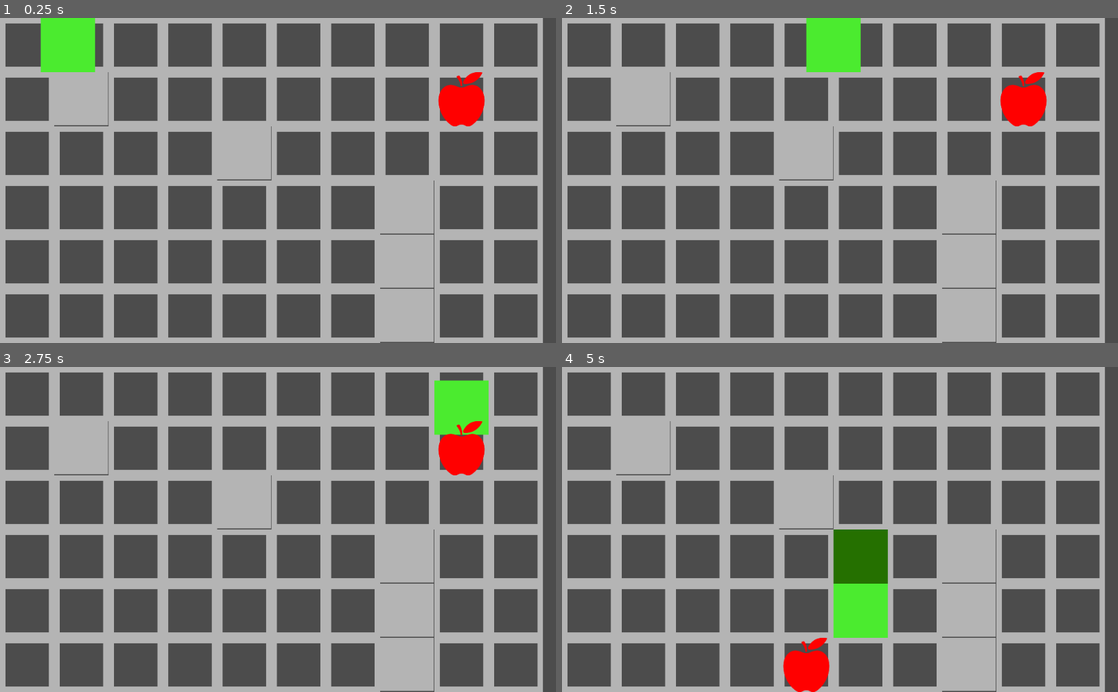
Above: before the commit, frames 1-4 (two rows, left to right).
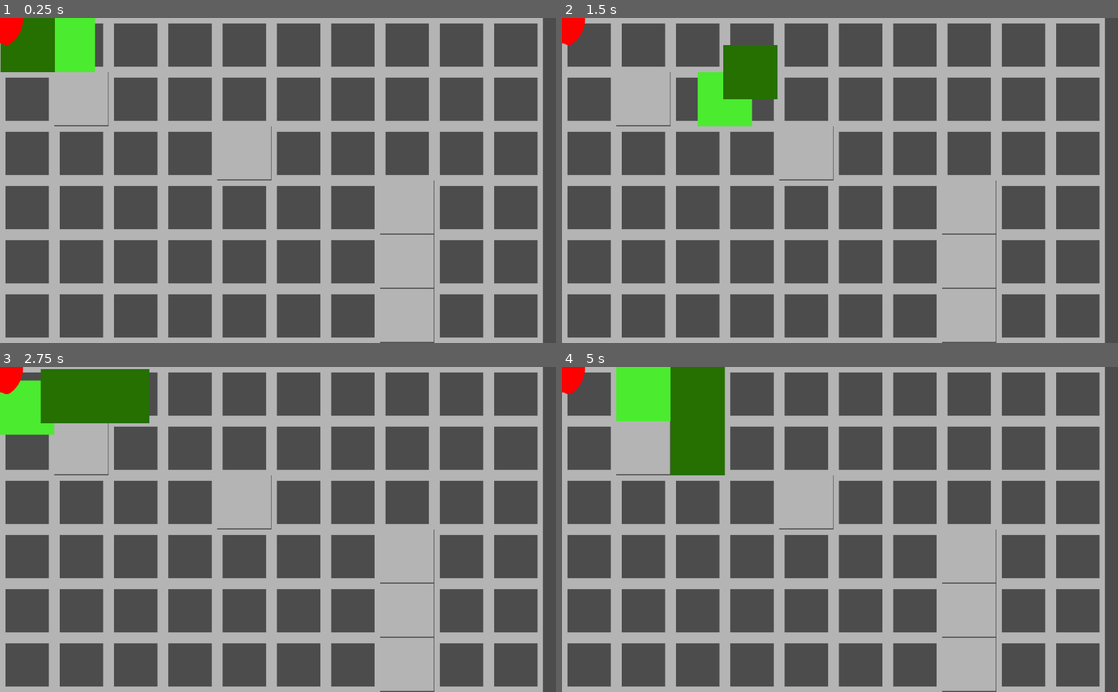
Above: after the commit, the same moments.

Repository: davesilva/ludum-dare-56
Game: Godot game, scene res://game/contexts/gameplay_context/gameplay_context.tscn
Two runs of this game, one before a commit and one after it. Both use one fixed random seed, a clock stepped at 60 frames per second and the inputs below. This scene is started directly instead of the project's main scene.
Inputs (mouse positions are in pixels of both pictures, inside the frame that each line leads up to):
- Up to frame 1 (0.25 s): no input
- Up to frame 2 (1.5 s): move the mouse to (962, 164) at 0.52 s; hold D (standard_move_right) 0.53-1.28 s; hold = (test_overlay_add) 0.53-1.28 s; click (962, 164) at 0.67 s; move the mouse to (728, 196) at 1.27 s; hold F (juice_press_test_feedback) from 1.28 s (still down); tap - (test_overlay_dismiss) at 1.35 s
- Up to frame 3 (2.75 s): move the mouse to (333, 458) at 2.02 s; release F (juice_press_test_feedback) at 2.03 s; hold D (standard_move_right) from 2.03 s (still down); hold Backspace (test_overlay_dismiss_all) from 2.03 s (still down)
- Up to frame 4 (5 s): move the mouse to (812, 594) at 2.77 s; release D (standard_move_right) at 2.78 s; release Backspace (test_overlay_dismiss_all) at 2.78 s; hold W (standard_move_up) 2.78-3.53 s; tap = (test_overlay_add) at 2.85 s; click (812, 594) at 2.92 s; move the mouse to (1006, 578) at 3.52 s; hold - (test_overlay_dismiss) 3.53-4.28 s; hold A (standard_move_left) from 3.53 s (still down); move the mouse to (673, 480) at 4.27 s; tap Backspace (test_overlay_dismiss_all) at 4.35 s

The runs differ from the first frame. In frame 1, 2.6% of the frame differs, in the area x 0-88%, y 0-34%; in frame 2, 5.8%; in frame 3, 7.3%; in frame 4, 9.5%, in the area x 0-59%, y 0-100%.

Commit message:
Syncing apple positions

Diff:
--- a/game/GAME.gd
+++ b/game/GAME.gd
@@ -188,7 +188,7 @@
 		player.set_name(str(p_id)) # Use unique ID as node name.
 		player.position=spawn_pos
 		player.set_network_master(p_id) #set unique id as master.
-		player.set_player_color(colors[p_id])
+		player.set_player_color(colors[spawn_point_index])
 
 		if p_id == get_tree().get_network_unique_id():
 			# If node for this peer id, set name.
@@ -254,12 +254,14 @@
 	for p in players:
 		spawn_point_indices[p] = spawn_point_idx
 		spawn_point_idx += 1
+
+#	var colors = create_color_array(spawn_point_indices.size())
+	var colors = create_color_array(4)
+
 	# Call to pre-start game with the spawn points.
 	for p in players:
-		rpc_id(p, "pre_start_game", spawn_point_indices)
-
-#	var colors = create_color_array(spawn_point_indices.size())
-	var colors = create_color_array(4)
+		rpc_id(p, "pre_start_game", spawn_point_indices, colors)
+
 	pre_start_game(spawn_point_indices, colors)
 
 
--- a/game/contexts/gameplay_context/gameplay_context.gd
+++ b/game/contexts/gameplay_context/gameplay_context.gd
@@ -5,7 +5,8 @@
 export (PackedScene) var snake_scene
 
 onready var apple = $apple
-#onready var gameplay_context_ui = $"Gameplay-Context-UI-Root/CanvasLayer/Gameplay-Context-UI"
+
+puppetsync var puppet_apple_global_position = Vector2.ZERO
 
 func context_id_string() -> String:
 	return CONTEXT_ID
@@ -18,10 +19,18 @@
 
 
 
+func _process(delta):
+	if puppet_apple_global_position != apple.global_position:
+		apple.global_position = puppet_apple_global_position
+
+
 func place_target() -> void:
-	var new_tile_position = Game.world_service.get_random_tile_position()
-	Game.world_service.place_object_at_tile_position(apple, new_tile_position)
-	Game.events.game_round.emit_signal("new_target_placed", new_tile_position)
+	if is_network_master():
+		var new_tile_position = Game.world_service.get_random_tile_position()
+		Game.world_service.place_object_at_tile_position(apple, new_tile_position)
+		Game.events.game_round.emit_signal("new_target_placed", new_tile_position)
+		puppet_apple_global_position = apple.global_position
+		rset("puppet_apple_global_position", puppet_apple_global_position)
 
 
 func _on_target_captured() -> void:
--- a/game/entities/snake/snake_head.gd
+++ b/game/entities/snake/snake_head.gd
@@ -1,5 +1,7 @@
 extends SnakeSegment
 class_name SnakeHead
+
+signal completed_body_move()
 
 export (PackedScene) var segment_scene
 export (float) var speed = 3 # tiles per second
Not shown, changed: export_presets.cfg
